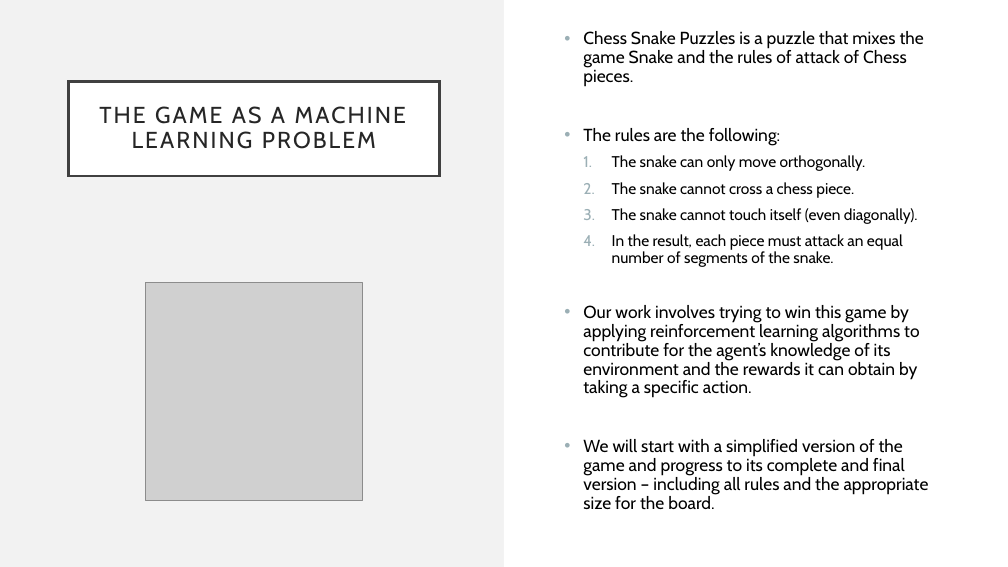
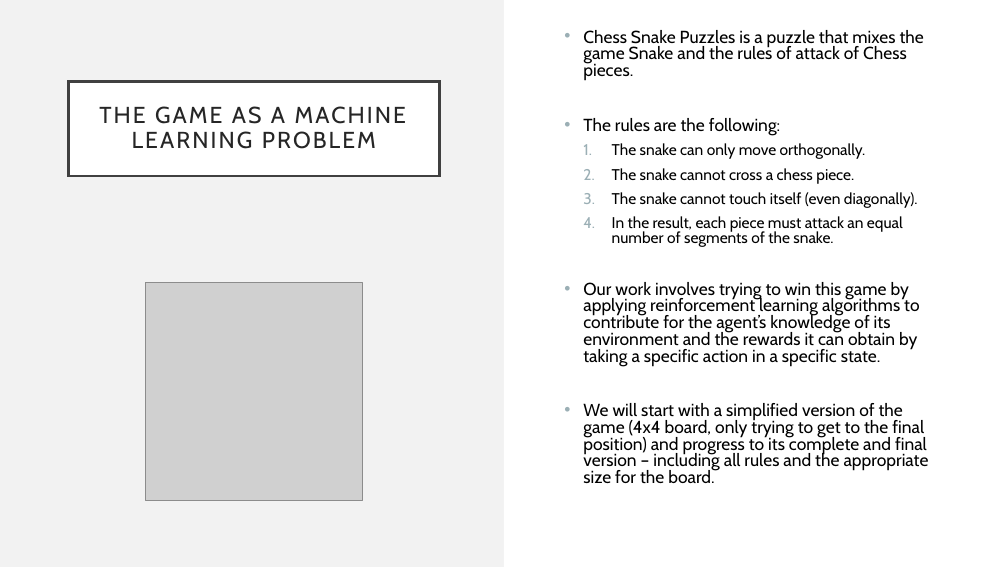
Before and after one commit to caroucintra/IART-PROJ2, a slide deck: slide 2 of docs/FirstCheckpoint.pptm. Drawn at 1008x567 pixels with LibreOffice and Linux fonts; fonts in the diff are those of the drawing; grey boxes stand for pictures. Boxes give left, top, right and bottom in pixels: in the first picture for what was removed or moved away, otherwise in the second. Text is boxed around its words. In the diff, an @@ line names an element or a change of style, - is before the commit and + after.

```diff
--- a/docs/FirstCheckpoint.pptm
+++ b/docs/FirstCheckpoint.pptm
@@ text at [583,30,924,247]: line spacing 0.9 to 0.8 @@
@@ text at [583,282,929,484]: text changed @@
-• Our work involves trying to win this game by applying reinforcement learning algorithms to contribute for the agent’s knowledge of its environment and the rewards it can obtain by taking a specific action.
-• We will start with a simplified version of the game and progress to its complete and final version – including all rules and the appropriate size for the board.
+• Our work involves trying to win this game by applying reinforcement learning algorithms to contribute for the agent’s knowledge of its environment and the rewards it can obtain by taking a specific action in a specific state.
+• We will start with a simplified version of the game (4x4 board, only trying to get to the final position) and progress to its complete and final version – including all rules and the appropriate size for the board.
```
Also in this commit, not shown: 3 other slides changed.
